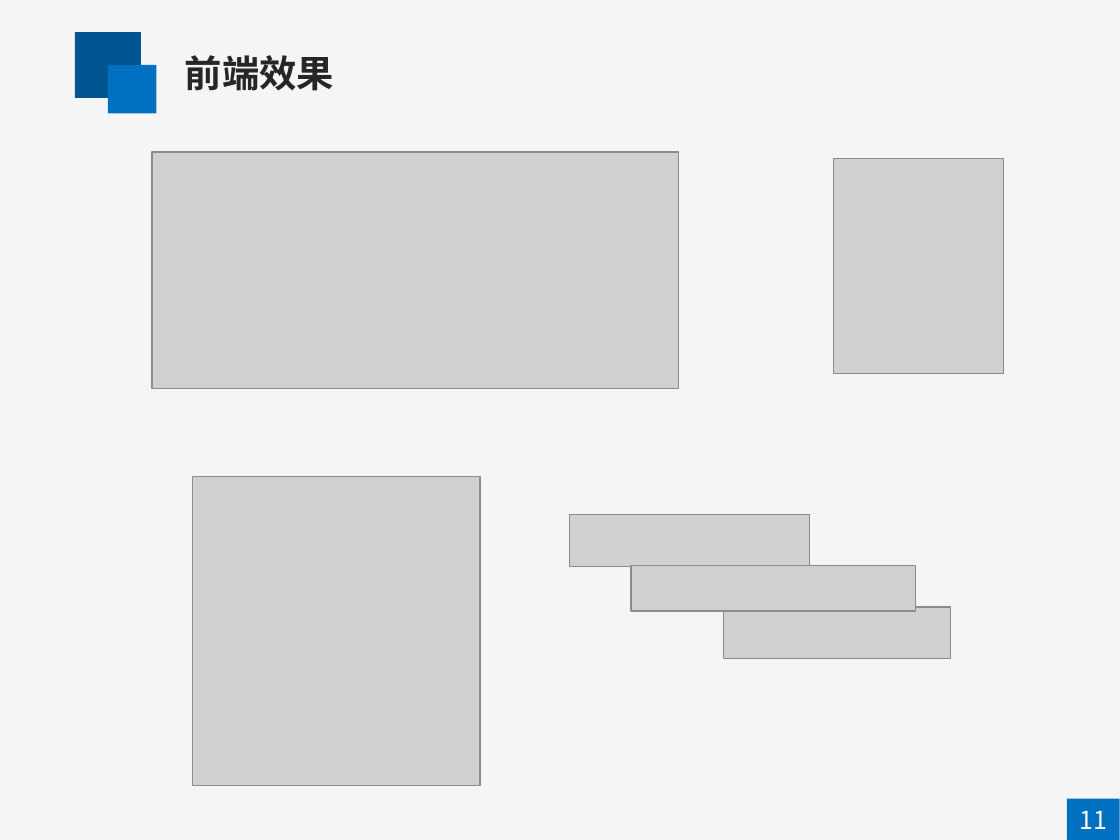
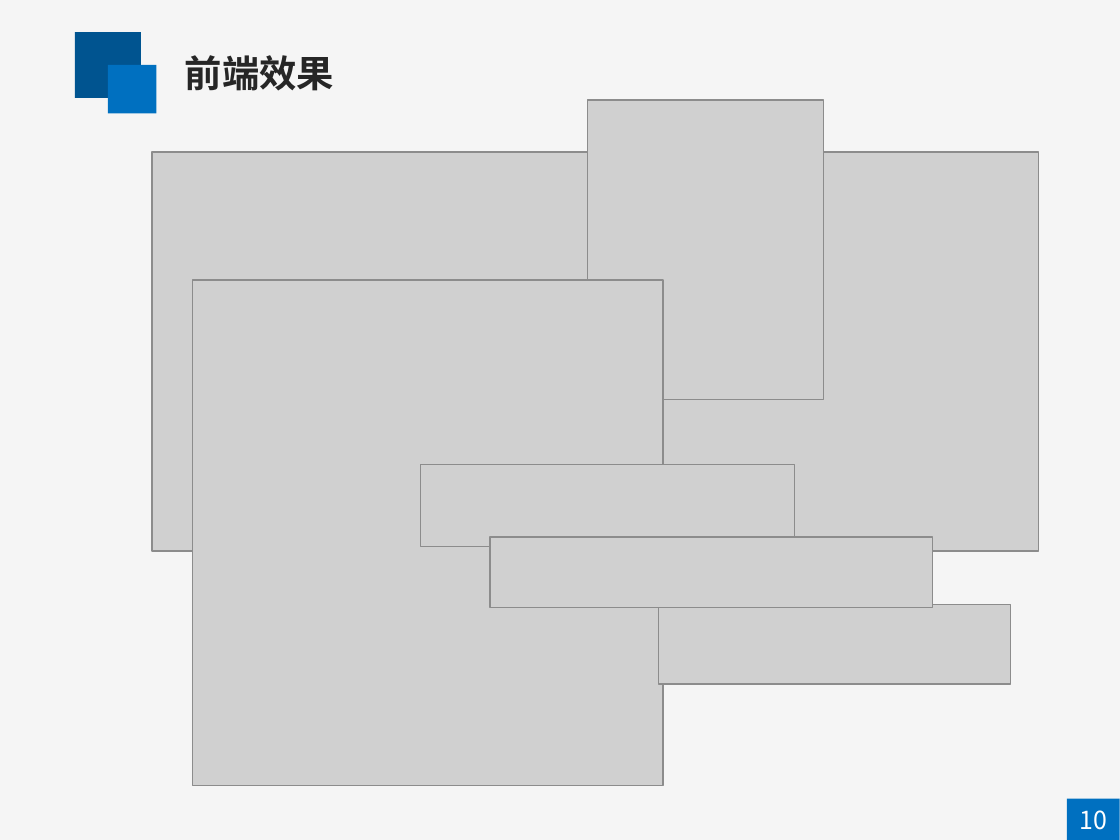
Before and after one commit to uglyboyhans/shopping, a slide deck: slide 10 of ppt.ppt (slide 11 before the commit). Drawn at 1120x840 pixels with LibreOffice and Linux fonts; fonts in the diff are those of the drawing; grey boxes stand for pictures. Boxes give left, top, right and bottom in pixels: in the first picture for what was removed or moved away, otherwise in the second. Text is boxed around its words. In the diff, an @@ line names an element or a change of style, - is before the commit and + after.

```diff
--- a/ppt.ppt
+++ b/ppt.ppt
@@ picture: place and size @@
-picture at [833, 158, 1004, 373]
+picture at [588, 100, 824, 399]
@@ picture: place and size @@
-picture at [152, 152, 679, 389]
+picture at [152, 152, 1038, 551]
@@ picture: place and size @@
-picture at [193, 477, 480, 786]
+picture at [193, 280, 663, 786]
@@ picture: place and size @@
-picture at [631, 566, 915, 612]
+picture at [420, 465, 794, 547]
@@ picture: place and size @@
-picture at [569, 514, 810, 567]
+picture at [491, 538, 933, 608]
@@ picture: place and size @@
-picture at [724, 607, 950, 659]
+picture at [659, 605, 1010, 684]
@@ text at [1080, 810, 1108, 830]: text changed @@
-11
+10
```
Also in this commit, not shown: 3 other slides changed, 1 slide removed.
